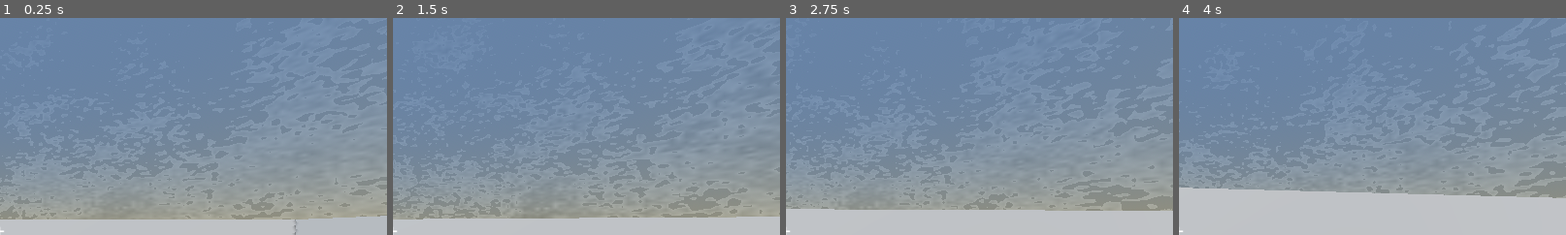
Above: before the commit, frames 1-4 (left to right).
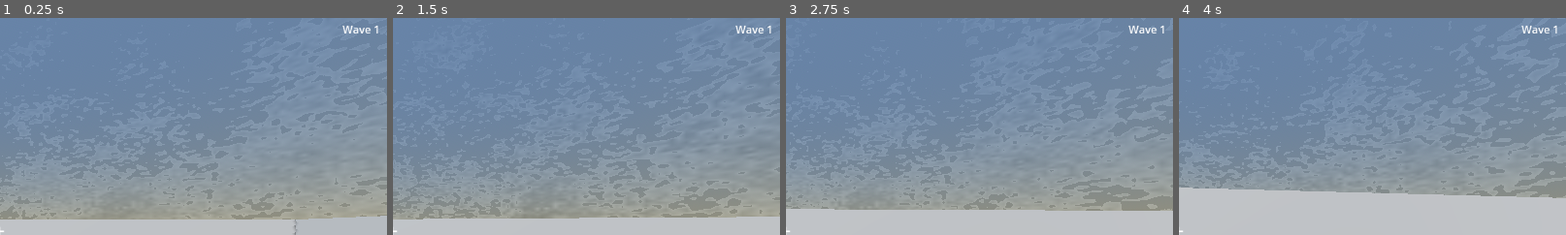
Above: after the commit, the same moments.

Repository: Liloslash/gwj_critters
Game: Godot game, scene res://World.tscn
The game is run twice, just before and just after one commit, with the same random seed, the same clock (stepped at 60 frames per second) and the same inputs.
Inputs (mouse positions are % of the whole screen's width and height, from its top left):
- Up to frame 1 (0.25 s): no input
- Up to frame 2 (1.5 s): tap Enter (ui_accept) at 0.5, 0.77 s; move the mouse to (55, 50) at 0.52 s; press the mouse at (55, 50) at 0.53 s; hold W (up) from 0.53 s (still down); move the mouse to (45, 50) at 1.27 s; release the mouse at (45, 50) at 1.28 s; click (45, 50) at 1.35 s
- Up to frame 3 (2.75 s): keep holding W (up); tap Enter (ui_accept) at 1.52 s; move the mouse to (52, 48) at 2.02 s; press the mouse at (52, 48) at 2.03 s
- Up to frame 4 (4 s): keep holding W (up); move the mouse to (49, 52) at 2.77 s; release the mouse at (49, 52) at 2.78 s; click (49, 52) at 2.85 s; tap Enter (ui_accept) at 3.02, 3.77 s; move the mouse to (57, 51) at 3.52 s; press the mouse at (57, 51) at 3.53 s
The pictures show only the part of the screen within x 50-100%, y 1-51%; the shares and areas given below are measured in that part.

The runs differ from the first frame. In frame 1, 0.2% of the frame differs, in the area x 88-98%, y 3-8%; in frame 2, 0.2%; in frame 3, 0.2%; in frame 4, 0.2%.

Commit message:
fix recoil + waves

Diff:
--- a/HUD.tscn
+++ b/HUD.tscn
@@ -7,6 +7,21 @@
 
 [node name="HUD" type="CanvasLayer"]
 script = ExtResource("1")
+
+[node name="MarginContainer" type="MarginContainer" parent="."]
+anchors_preset = 1
+anchor_left = 1.0
+anchor_right = 1.0
+offset_left = -56.0
+offset_bottom = 40.0
+grow_horizontal = 0
+theme_override_constants/margin_left = 3
+theme_override_constants/margin_top = 5
+theme_override_constants/margin_right = 10
+
+[node name="WaveLabel" type="Label" parent="MarginContainer"]
+layout_mode = 2
+text = "Wave 1"
 
 [node name="HBoxContainer" type="HBoxContainer" parent="."]
 anchors_preset = -1
--- a/World.tscn
+++ b/World.tscn
@@ -145,3 +145,5 @@
 
 [node name="SpawnPoint4" type="Marker3D" parent="SpawnPoints"]
 transform = Transform3D(1, 0, 0, 0, 1, 0, 0, 0, 1, 21, 1.5, -19)
+
+[node name="WaveTimer" type="Timer" parent="."]
--- a/hud.gd
+++ b/hud.gd
@@ -3,18 +3,23 @@
 @onready var health_bar: ProgressBar = $HBoxContainer/ProgressBar
 @onready var value_label: Label = $HBoxContainer/Value
 @onready var crosshair_label: Label = $CenterContainer/Label
+@onready var wave_label: Label = $MarginContainer/WaveLabel
 
 func _ready() -> void:
 	var player := get_tree().get_first_node_in_group("Player")
-	if player:
-		if player.has_signal("health_changed"):
-			player.health_changed.connect(_on_health_changed)
-		_on_health_changed(player.current_health, player.max_health)
+
+	if player and player.has_signal("health_changed"):
+		player.health_changed.connect(_on_health_changed)
+	_on_health_changed(player.current_health, player.max_health)
 
 	# Try to connect to weapon hit signals for crosshair flash
 	var weapon: Node = player.get_node_or_null("RaycastWeapon") if player else null
 	if weapon and weapon.has_signal("hit_confirmed"):
 		weapon.connect("hit_confirmed", Callable(self, "show_hitmarker"))
+
+func set_wave(wave_number: int) -> void:
+	if is_instance_valid(wave_label):
+		wave_label.text = "Wave %d" % wave_number
 
 func _on_health_changed(current: int, max_value: int) -> void:
 	health_bar.max_value = max_value
--- a/player/raycast_weapon.gd
+++ b/player/raycast_weapon.gd
@@ -64,15 +64,20 @@
 	if _recoil_tween and _recoil_tween.is_running():
 		_recoil_tween.kill()
 
-	var start_rot: Vector3 = _camera.rotation_degrees
-	var target_rot: Vector3 = start_rot
-	# Pitch up (positive X rotates up in this project setup)
-	target_rot.x = start_rot.x + recoil_pitch_deg
-	# Slight random yaw left/right
+	# Define a neutral/base rotation that is locked to the horizon for pitch (x = 0)
+	# This prevents cumulative upwards drift if firing rapidly.
+	var current_rot: Vector3 = _camera.rotation_degrees
+	var base_rot: Vector3 = current_rot
+	base_rot.x = 0.0
+
+	var target_rot: Vector3 = base_rot
+	# Pitch up from the horizon
+	target_rot.x = base_rot.x + recoil_pitch_deg
+	# Slight random yaw left/right around the current yaw
 	var yaw_offset: float = randf_range(-recoil_yaw_deg, recoil_yaw_deg)
-	target_rot.y = start_rot.y + yaw_offset
+	target_rot.y = base_rot.y + yaw_offset
 
 	_recoil_tween = create_tween()
 	_recoil_tween.set_parallel(false)
 	_recoil_tween.tween_property(_camera, "rotation_degrees", target_rot, recoil_up_duration).set_trans(Tween.TRANS_SINE).set_ease(Tween.EASE_OUT)
-	_recoil_tween.tween_property(_camera, "rotation_degrees", start_rot, recoil_return_duration).set_trans(Tween.TRANS_SINE).set_ease(Tween.EASE_IN)
+	_recoil_tween.tween_property(_camera, "rotation_degrees", base_rot, recoil_return_duration).set_trans(Tween.TRANS_SINE).set_ease(Tween.EASE_IN)
--- a/world.gd
+++ b/world.gd
@@ -1,34 +1,106 @@
 extends Node3D
+
+signal wave_started(wave_number: int)
+signal wave_waiting(seconds_left: int, next_wave_number: int)
 
 @onready var spawn_timer: Timer = $SpawnTimer
 
 @onready var spawn_points: Node3D = $SpawnPoints
 @onready var spawn_markers: Array[Marker3D] = []
+@onready var wave_timer: Timer = $WaveTimer
 
 @export var enemy_scene: PackedScene
-@export var spawn_interval_seconds: float = 3.0
+@export var spawn_interval_seconds: float = 2.0
+@export var wave_pause_seconds: float = 4.0
+@export var wave_spawn_count_base: int = 1
+@export var wave_spawn_count_increment: int = 2
+
+var current_wave: int = 0
+var enemies_to_spawn_this_wave: int = 0
+var enemies_spawned_in_wave: int = 0
+var _last_wait_seconds_left: int = -1
 
 func _ready() -> void:
+	_configure_spawn_timer()
+	_configure_wave_timer()
+	_seed_rng()
+	_cache_spawn_markers()
+	set_process(true)
+	_start_next_wave()
+
+func _process(_delta: float) -> void:
+	# Emit countdown updates while waiting between waves (on whole-second ticks)
+	if wave_timer and not wave_timer.is_stopped():
+		var seconds_left: int = int(ceil(wave_timer.time_left))
+		if seconds_left != _last_wait_seconds_left:
+			_last_wait_seconds_left = seconds_left
+			emit_signal("wave_waiting", seconds_left, current_wave + 1)
+
+func _on_spawn_timer_timeout() -> void:
+	if _spawn_enemy_random():
+		enemies_spawned_in_wave += 1
+		if enemies_spawned_in_wave >= enemies_to_spawn_this_wave:
+			spawn_timer.stop()
+			wave_timer.start()
+
+func _start_next_wave() -> void:
+	current_wave += 1
+	enemies_spawned_in_wave = 0
+	enemies_to_spawn_this_wave = wave_spawn_count_base + (current_wave - 1) * wave_spawn_count_increment
+	_notify_wave_started()
+	spawn_timer.start()
+
+func _on_wave_timer_timeout() -> void:
+	_last_wait_seconds_left = -1
+	_start_next_wave()
+
+# --- Helpers ---
+
+func _configure_spawn_timer() -> void:
 	spawn_timer.wait_time = spawn_interval_seconds
 	spawn_timer.autostart = false
 	spawn_timer.one_shot = false
 	if not spawn_timer.timeout.is_connected(_on_spawn_timer_timeout):
 		spawn_timer.timeout.connect(_on_spawn_timer_timeout)
-	# Seed RNG and cache all Marker3D children under SpawnPoints
+
+func _configure_wave_timer() -> void:
+	wave_timer.wait_time = wave_pause_seconds
+	wave_timer.autostart = false
+	wave_timer.one_shot = true
+	if not wave_timer.timeout.is_connected(_on_wave_timer_timeout):
+		wave_timer.timeout.connect(_on_wave_timer_timeout)
+
+func _seed_rng() -> void:
 	randomize()
+
+func _cache_spawn_markers() -> void:
 	spawn_markers.clear()
+	if not is_instance_valid(spawn_points):
+		return
 	for child in spawn_points.get_children():
 		if child is Marker3D:
 			spawn_markers.append(child)
-	spawn_timer.start()
 
-func _on_spawn_timer_timeout() -> void:
-	if enemy_scene == null:
-		return
+func _get_random_spawn_marker() -> Marker3D:
 	if spawn_markers.is_empty():
-		return
-	var random_index := randi() % spawn_markers.size()
-	var chosen_marker: Marker3D = spawn_markers[random_index]
+		return null
+	var random_index: int = randi() % spawn_markers.size()
+	return spawn_markers[random_index]
+
+func _spawn_enemy_at_marker(marker: Marker3D) -> bool:
+	if enemy_scene == null or marker == null:
+		return false
 	var enemy_instance: Node3D = enemy_scene.instantiate()
-	enemy_instance.transform = chosen_marker.global_transform
+	enemy_instance.transform = marker.global_transform
 	add_child(enemy_instance)
+	return true
+
+func _spawn_enemy_random() -> bool:
+	var marker: Marker3D = _get_random_spawn_marker()
+	return _spawn_enemy_at_marker(marker)
+
+func _notify_wave_started() -> void:
+	emit_signal("wave_started", current_wave)
+	var hud: Node = get_node_or_null("HUD")
+	if hud and hud.has_method("set_wave"):
+		hud.call("set_wave", current_wave)
